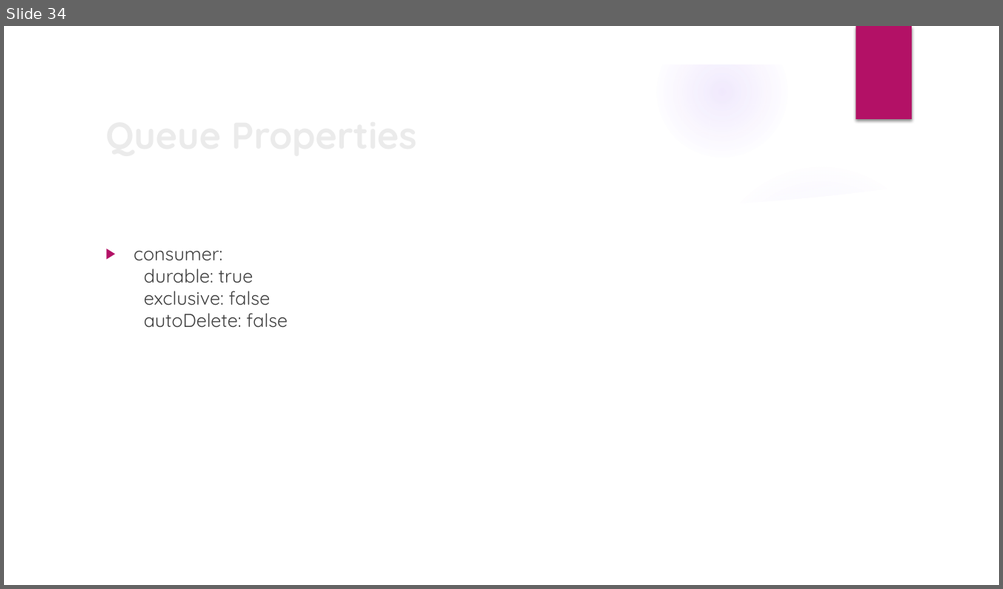
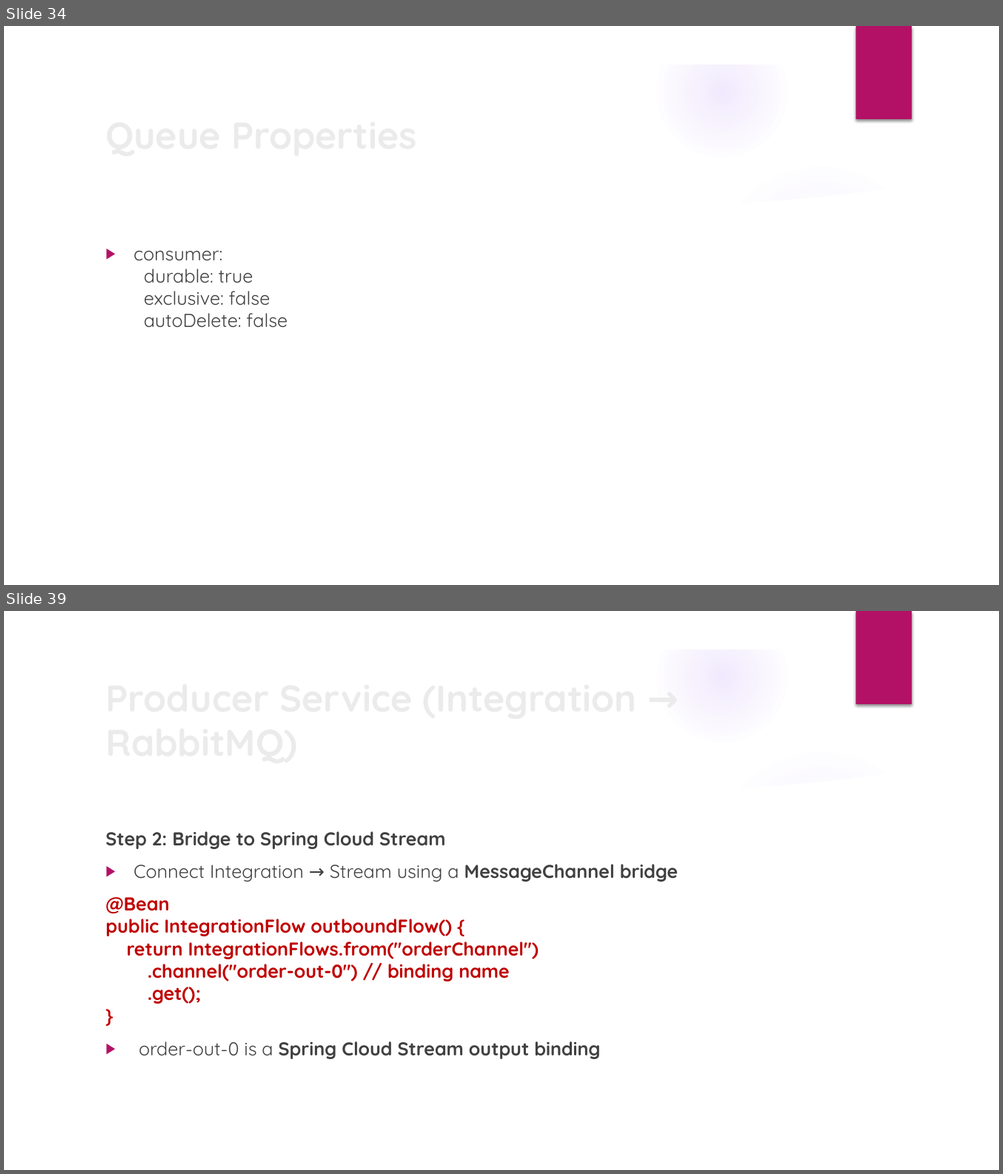
Before and after one commit to anjumunoth/ness-spring-integration, a slide deck: Spring Cloud Stream.pptx. Shown one above the other, each under a label of ours: slide 34 before the commit, slides 34 and 39 after it; the slides between them are not shown. The pictures are 1003x589 and 1003x1174 pixels, drawn with LibreOffice and Linux fonts; fonts in the diff are those of the drawing; background and template pictures are left out. Boxes give left, top, right and bottom in pixels: in the first picture for what was removed or moved away, otherwise in the second. Text is boxed around its words. In the diff, an @@ line names an element or a change of style, - is before the commit and + after.

```diff
--- a/Spring Cloud Stream.pptx
+++ b/Spring Cloud Stream.pptx
@@ slide 39 added at (4, 611, 999, 1170), background picture (left out); not listed: 9 template elements that a slide beside it also shows @@
@@ title added at (98, 690, 813, 748), 36 pt, text #EBEBEB, bold @@
+Producer Service (Integration → RabbitMQ)
@@ text added at (105, 832, 677, 1059), 18 pt, text #C00000, bold @@
+Step 2: Bridge to Spring Cloud Stream
+▶ Connect Integration → Stream using a MessageChannel bridge
+@Bean
+public IntegrationFlow outboundFlow() {
+return IntegrationFlows.from("orderChannel")
+.channel("order-out-0") // binding name
+.get();
+}
+▶ order-out-0 is a Spring Cloud Stream output binding
```
Also in this commit, not shown: 49 other slides added, 2 other files.
